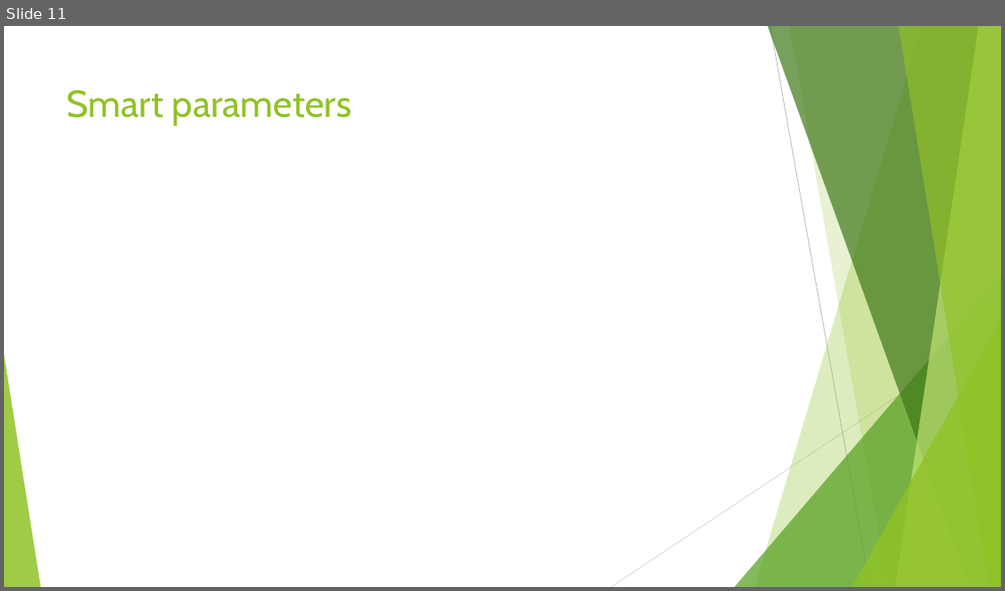
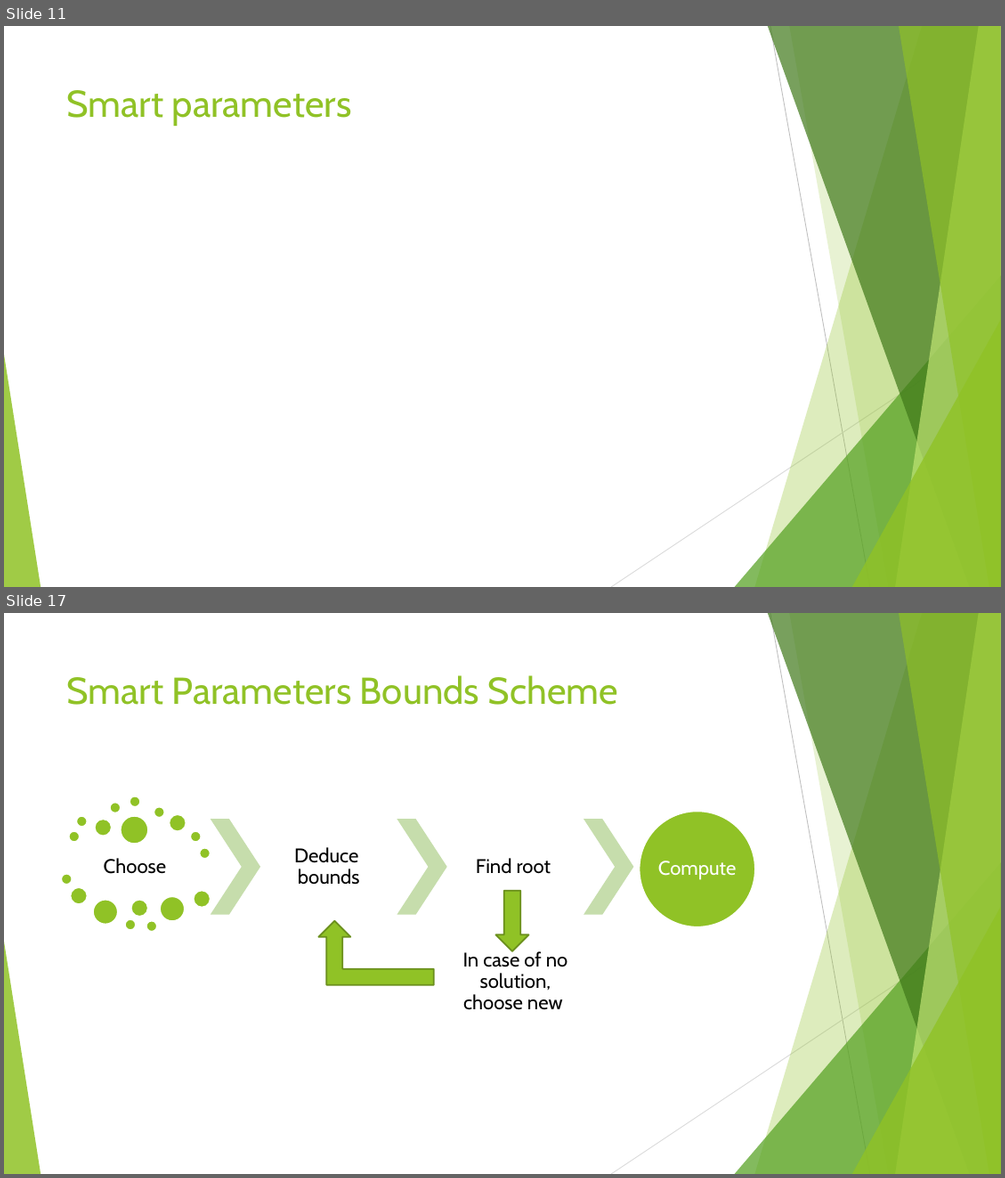
Before and after one commit to franciscopfsimoes/Thesis, a slide deck: PPTs/Fitting the Smile.pptx. Shown one above the other, each under a label of ours: slide 11 before the commit, slides 11 and 17 after it; the slides between them are not shown. The pictures are 1005x591 and 1005x1178 pixels, drawn with LibreOffice and Linux fonts; fonts in the diff are those of the drawing; grey boxes stand for pictures. Boxes give left, top, right and bottom in pixels: in the first picture for what was removed or moved away, otherwise in the second. Text is boxed around its words. In the diff, an @@ line names an element or a change of style, - is before the commit and + after.

```diff
--- a/PPTs/Fitting the Smile.pptx
+++ b/PPTs/Fitting the Smile.pptx
@@ slide 17 added at [4, 613, 1001, 1174], background #FFFFFF; not listed: 10 template elements that a slide beside it also shows @@
@@ title added at [67, 675, 618, 705], 36 pt, text #90C226 @@
+Smart Parameters Bounds Scheme
@@ group added at [61, 796, 755, 1010]: 19 ellipses, 5 texts, 3 chevrons @@
+Choose
+Deduce bounds
+Find root
+In case of no solution, choose new
+Compute
@@ down arrow added at [496, 891, 529, 951], fill #90C226, outline #6B901C 1.5 pt @@
@@ bent up arrow added at [319, 921, 434, 985], fill #90C226, outline #6B901C 1.5 pt @@
```
Also in this commit, not shown: 3 slides changed, 6 other slides added.
